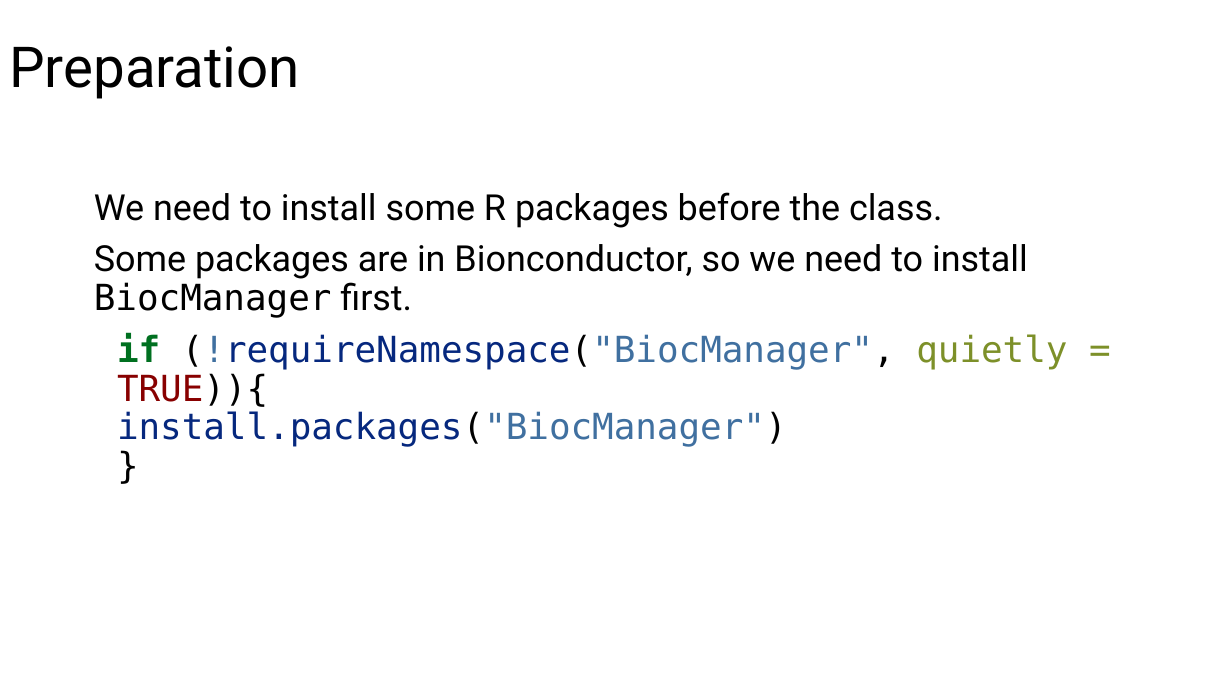
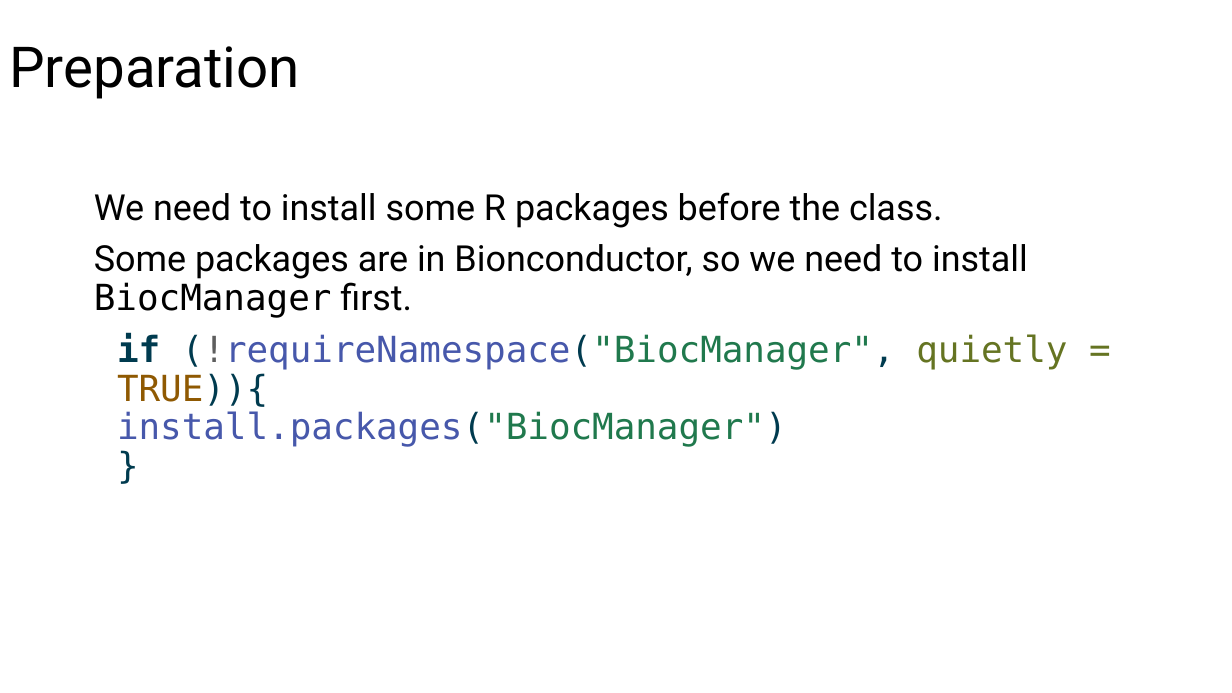
Before and after one commit to jaspershen-lab/MD7115-NTU, a slide deck: slide 4 of 3_materials/MD7115-Xiaotao.pptx. Drawn at 1232x693 pixels with LibreOffice and Linux fonts; fonts in the diff are those of the drawing; background and template pictures are left out. Boxes give left, top, right and bottom in pixels: in the first picture for what was removed or moved away, otherwise in the second. Text is boxed around its words. In the diff, an @@ line names an element or a change of style, - is before the commit and + after.

```diff
--- a/3_materials/MD7115-Xiaotao.pptx
+++ b/3_materials/MD7115-Xiaotao.pptx
@@ text at <box>117,333,1067,447</box>: text colour #007020 to #003B4F in "if"; text colour #000000 to #003B4F in "(!requireNamespace("BiocManager", TRUE)){ install.packages(" ..."; text colour #4070A0 to #5E5E5E in "(!requireNamespace("BiocManager","; text colour #06287E to #4758AB, text colour #4070A0 to #20794D in "(!requireNamespace("BiocManager", install.packages("BiocMana ..."; text colour #7D9029 to #657422 in "quietly ="; text colour #880000 to #8F5902 in "TRUE)){" @@
```
Also in this commit, not shown: 2 other slides changed, 5 slides added, 41 other files.
